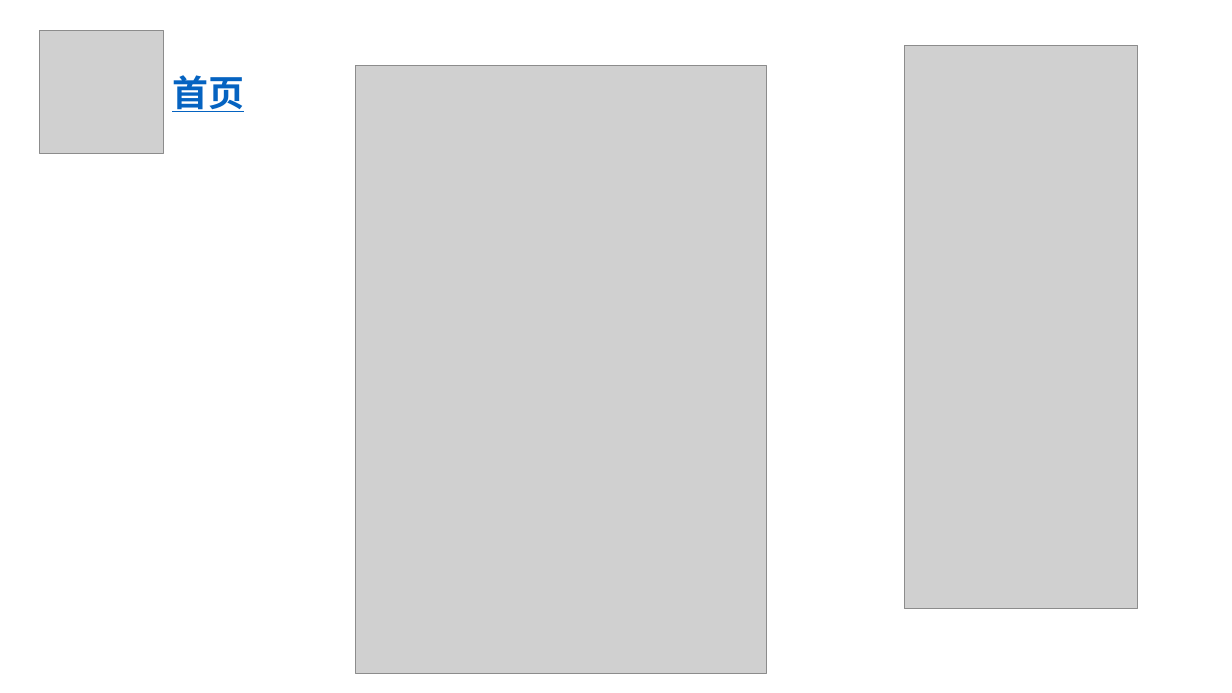
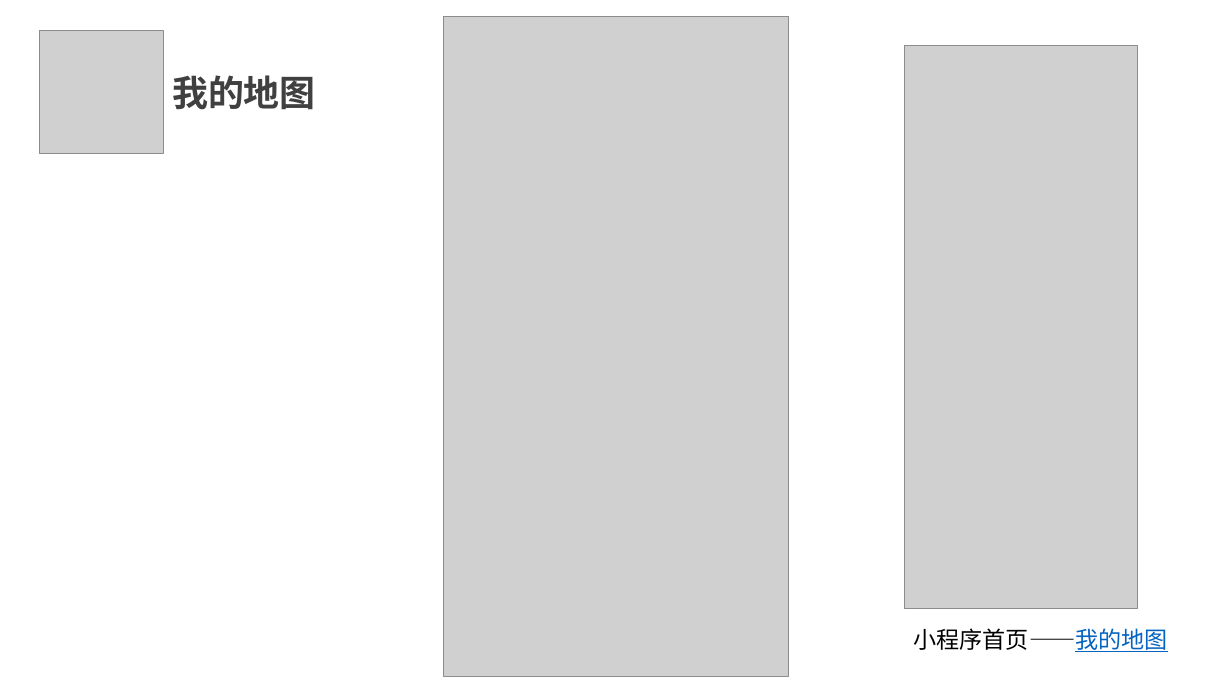
Before and after one commit to SE2020-G7/footprint, a slide deck: slide 20 of 评审PPT/需求分析/项目需求设计-G07.pptx (slide 19 before the commit). Drawn at 1232x693 pixels with LibreOffice and Linux fonts; fonts in the diff are those of the drawing; grey boxes stand for pictures. Boxes give left, top, right and bottom in pixels: in the first picture for what was removed or moved away, otherwise in the second. Text is boxed around its words. In the diff, an @@ line names an element or a change of style, - is before the commit and + after.

```diff
--- a/评审PPT/需求分析/项目需求设计-G07.pptx
+++ b/评审PPT/需求分析/项目需求设计-G07.pptx
@@ picture resized from (x1=356, y1=66, x2=767, y2=673) to (x1=443, y1=17, x2=788, y2=677) @@
@@ text at (x1=172, y1=75, x2=316, y2=110): text changed; text colour #0563C1 to #404040 @@
-首页
+我的地图
@@ text added at (x1=914, y1=628, x2=1168, y2=652), 18 pt, text #000000 @@
+小程序首页——我的地图
```
Also in this commit, not shown: 19 other slides changed, 2 slides added, 2 slides removed.
